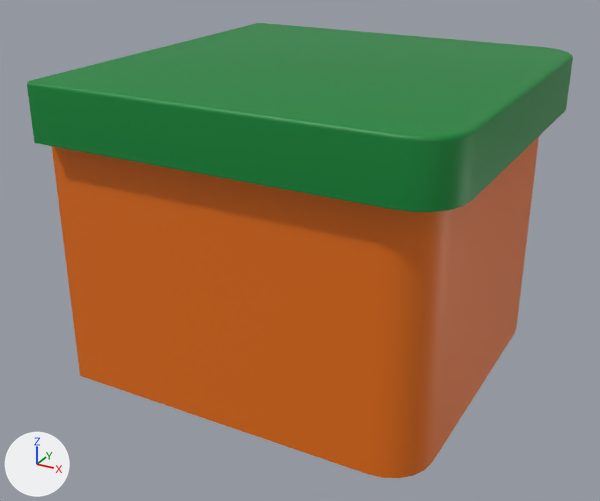
What one commit did to the FBX model Assets/_ProjectFiles/Environment/Models/Blocks/two_corners.fbx.
Before and after are seen from a 50 mm camera at (0.926, -1.828, 1.201) aimed at (-0.044, -0.066, 0.32). The lights are fixed; the arrows at lower left show +X, +Y and +Z. The first picture is the older version. Where no turn or scale is listed for an object, it has been applied to the vertices.
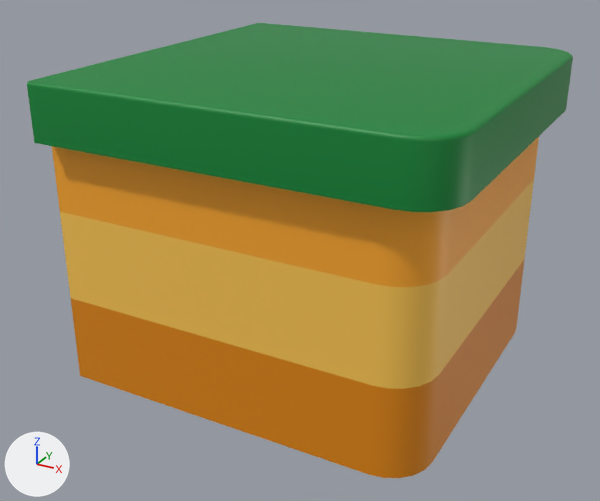
The change, as a diff of the scene's bpy script:
```diff
--- a/Assets/_ProjectFiles/Environment/Models/Blocks/two_corners.fbx.py
+++ b/Assets/_ProjectFiles/Environment/Models/Blocks/two_corners.fbx.py
@@ img_stripes1_png @@
+img_stripes1_png = load_image('stripes1.png', 'stripes1.png', 256, 256, 'sRGB')
@@ mat_material @@
+mat_material = principled_material('Material')
+mat_material.texture = img_stripes1_png
@@ me_cube_012 @@
 me_cube_012.from_pydata(...)  # 126 vertices, 108 faces; spans x -0.5..0.5, y -0.5..0.5, z 0.006..0.801
 # used by ob_cube_011; location = (0.0, 0.0, 0.0)
+# me_cube_012 part 1: all 14 faces that had it switch from mat_orange_016 (orange #e76f0d) to mat_material (picture img_stripes1_png)
+# me_cube_012 part 2: texture (UV) coordinates of 14 of 108 faces, centred in x -0.5..0.449, y -0.449..0.449, z 0.333, changed; they spanned u 0.37..0.58, v 0.0..1.0 and now span u -2.5..2.68, v 0.03..0.97
 me_cube_012.materials.append(mat_green_016)
```

Changed parts and their boxes (x1, y1, x2, y2) in the pictures (600 x 501 px):
'Cube.011', recoloured, surface changed
    both: (49, 136, 539, 478)
part 1 of me_cube_012, recoloured
    both: (52, 137, 539, 478)
part 2 of me_cube_012, surface changed (brown to orange)
    both: (52, 137, 539, 478)
